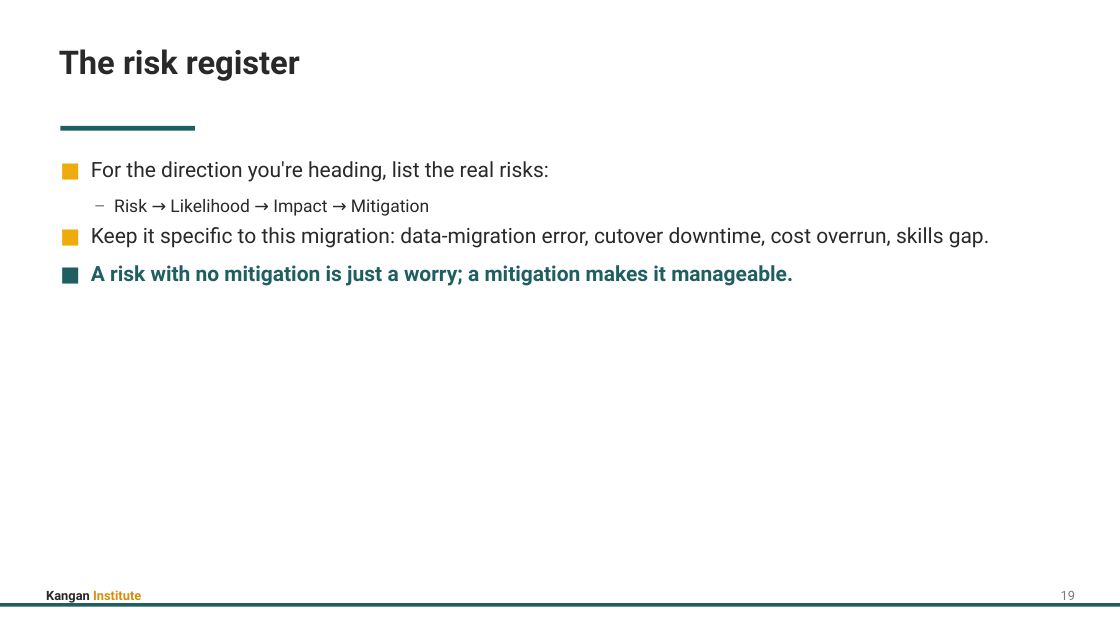
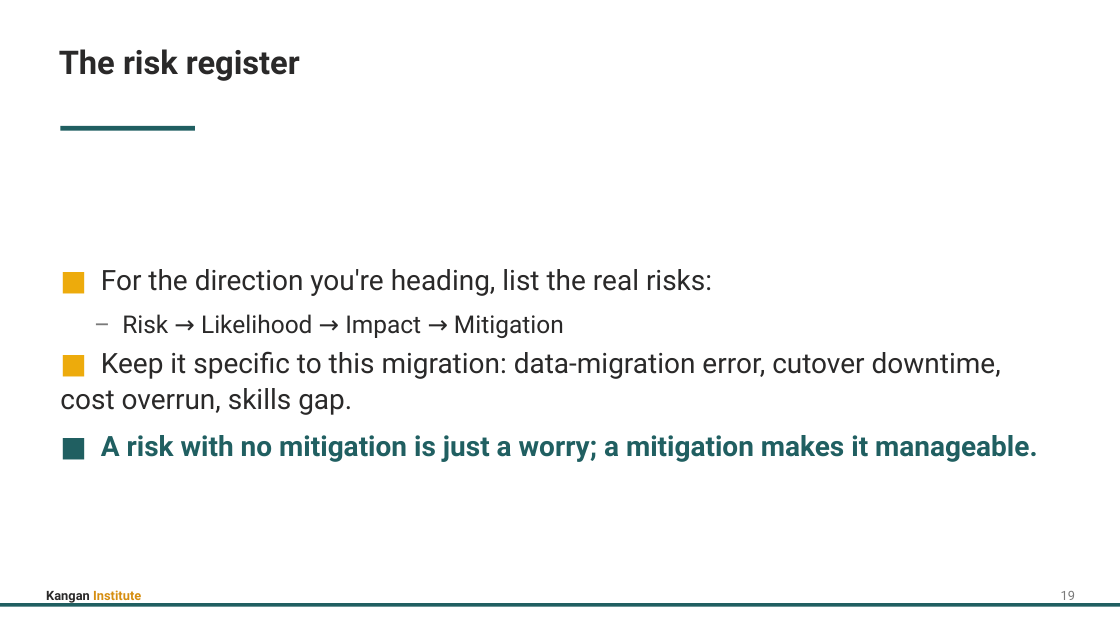
Before and after one commit to Digital-Initiatives-Kangan-Institute/diploma-cloud-cyber-content-s1, a slide deck: slide 23 of S1-CL1-Cloud-Design-Build/delivery/topic_03/Topic_03_Slides.pptx. Drawn at 1120x630 pixels with LibreOffice and Linux fonts; fonts in the diff are those of the drawing. Boxes give left, top, right and bottom in pixels: in the first picture for what was removed or moved away, otherwise in the second. Text is boxed around its words. In the diff, an @@ line names an element or a change of style, - is before the commit and + after.

```diff
--- a/S1-CL1-Cloud-Design-Build/delivery/topic_03/Topic_03_Slides.pptx
+++ b/S1-CL1-Cloud-Design-Build/delivery/topic_03/Topic_03_Slides.pptx
@@ text "■ For the direction you're ..." at [60,269,1037,462]: size 18 to 24 pt in "■ For the direction you're heading, list ...", "■ Keep it specific to this migration: ...", "■ A risk with no mitigation is ..."; size 15 to 21 pt in "– Risk → Likelihood → Impact → ..."; vertical alignment top to middle @@
```
Also in this commit, not shown: 12 other slides changed, 32 other files.
